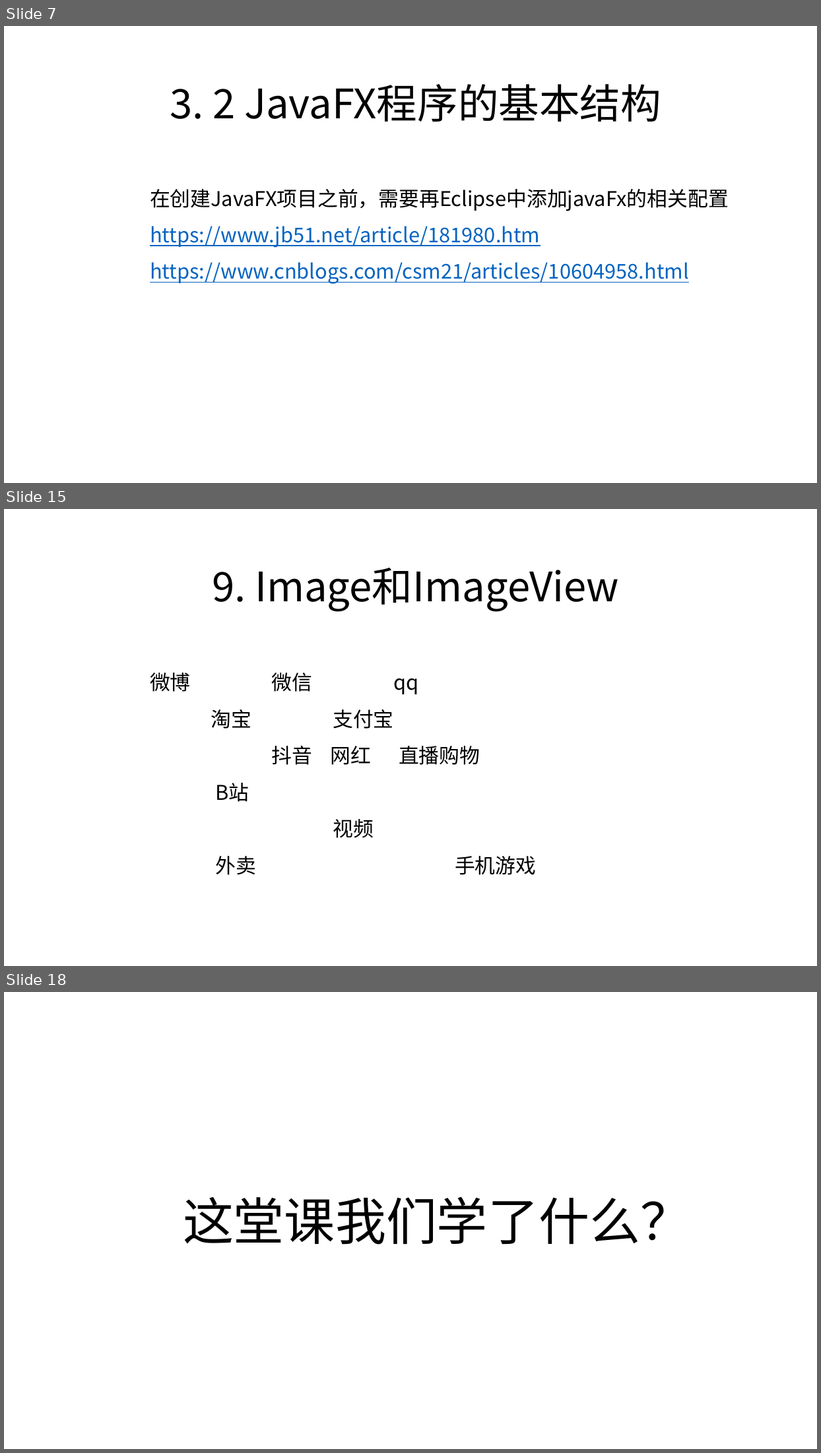
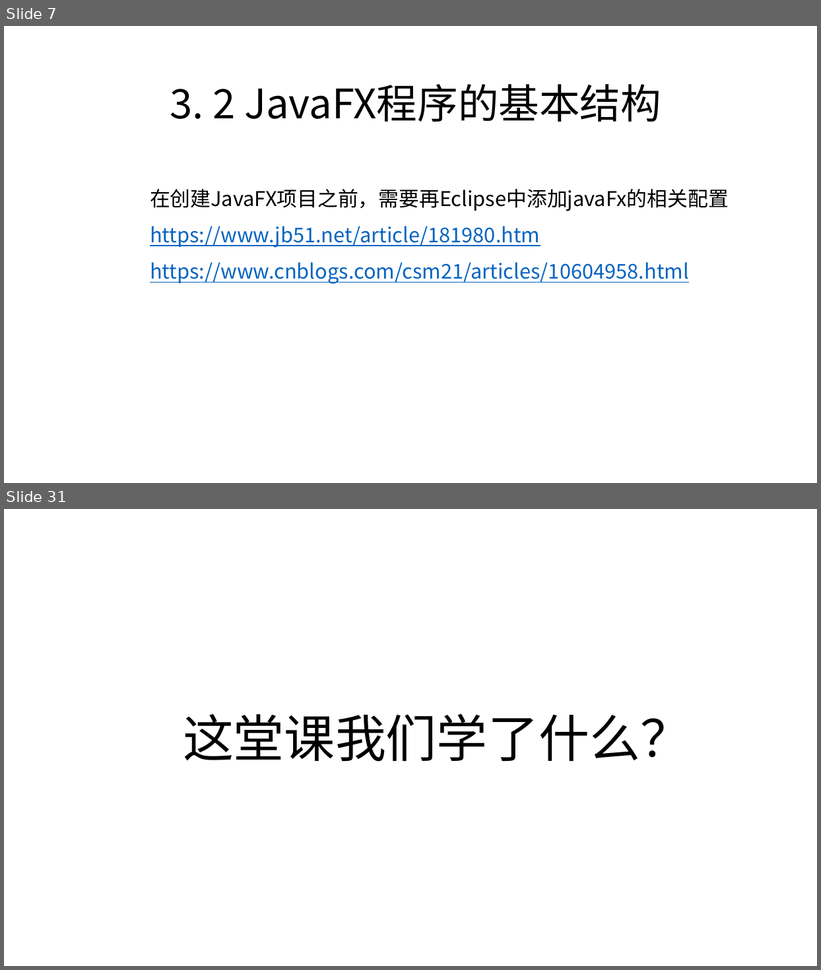
Before and after one commit to zjyesir/hmc_java_1, a slide deck: ppt/19. 图形化编程.pptx. Shown one above the other, each under a label of ours: slides 7, 15 and 18 before the commit, slides 7 and 31 after it; the slides between them are not shown. The pictures are 821x1453 and 821x970 pixels, drawn with LibreOffice and Linux fonts; fonts in the diff are those of the drawing; background and template pictures are left out. Boxes give left, top, right and bottom in pixels: in the first picture for what was removed or moved away, otherwise in the second. Text is boxed around its words. In the diff, an @@ line names an element or a change of style, - is before the commit and + after.

```diff
--- a/ppt/19. 图形化编程.pptx
+++ b/ppt/19. 图形化编程.pptx
@@ slide 15 removed at box(4, 509, 817, 966), background picture (left out) @@
@@ text removed at box(212, 568, 619, 612) @@
-9. Image和ImageView
@@ text removed at box(150, 673, 536, 875) @@
-微博 微信 qq
-淘宝 支付宝
-抖音 网红 直播购物
-B站
-视频
-外卖 手机游戏
@@ what was slide 18 is now slide 31 @@
```
Also in this commit, not shown: 7 slides changed, 17 slides added, 3 other slides removed, 2 other files.
